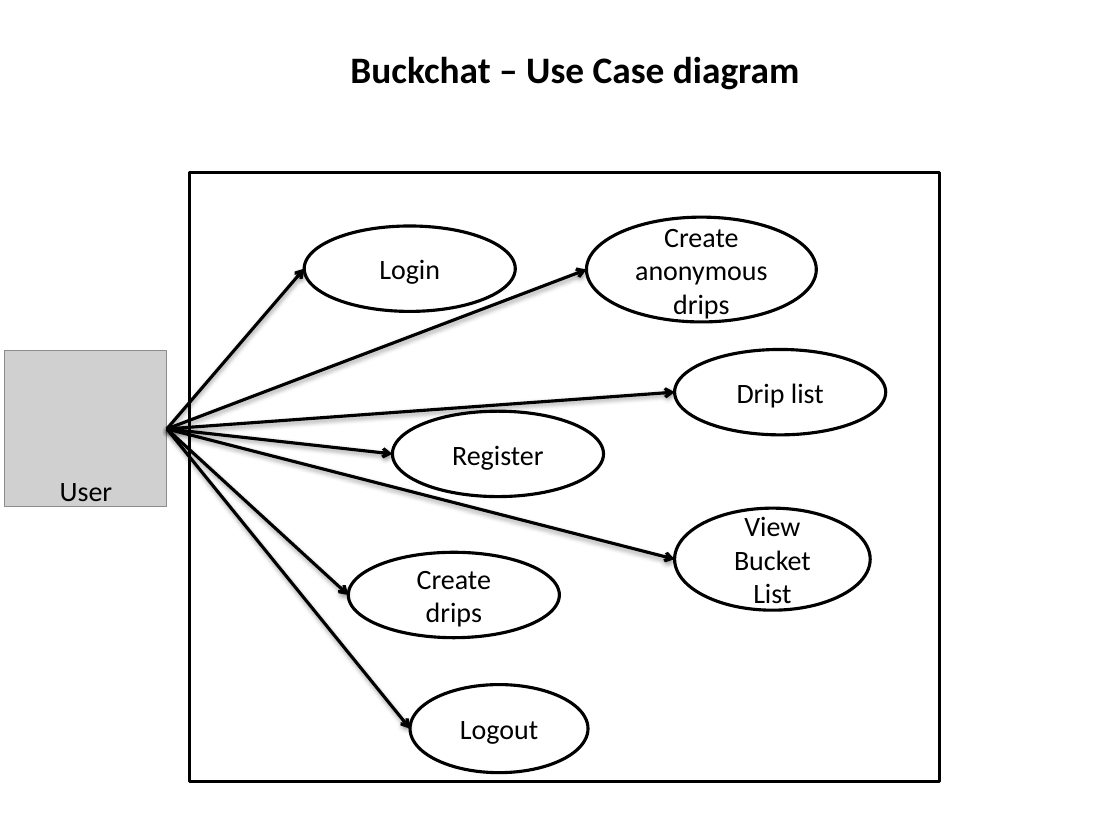
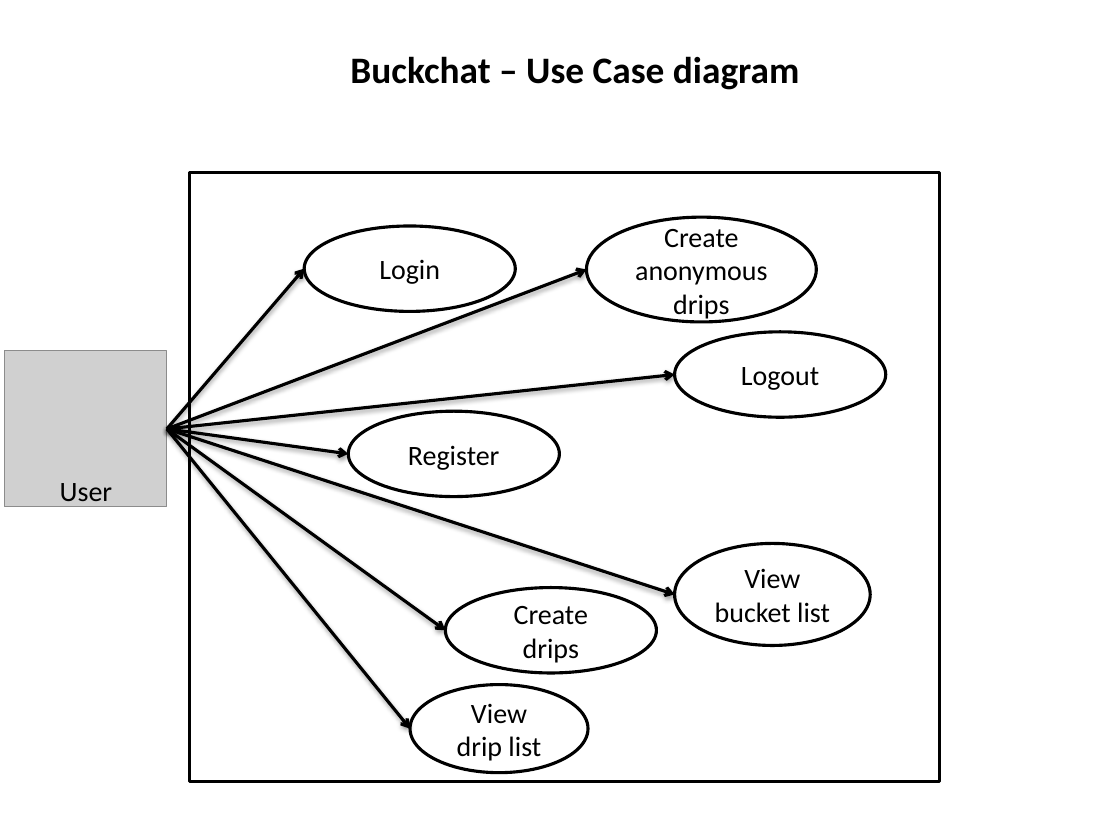
Before and after one commit to CS506/fall2016-group1, a slide deck: slide 1 of docs/sprint3/archives/buckchat-use-case-diagram.pptx. Drawn at 1120x840 pixels with LibreOffice and Linux fonts; fonts in the diff are those of the drawing; grey boxes stand for pictures. Boxes give left, top, right and bottom in pixels: in the first picture for what was removed or moved away, otherwise in the second. Text is boxed around its words. In the diff, an @@ line names an element or a change of style, - is before the commit and + after.

```diff
--- a/docs/sprint3/archives/buckchat-use-case-diagram.pptx
+++ b/docs/sprint3/archives/buckchat-use-case-diagram.pptx
@@ ellipse "Logout": place and size @@
-ellipse "Logout" at <box>674,349,886,435</box>
+ellipse "Logout" at <box>674,332,886,417</box>
@@ arrow moved from (167, 429) - (674, 392) to (167, 429) - (674, 374) @@
@@ text in ellipse at <box>741,367,819,390</box>: text changed @@
-Drip list
+Logout
@@ ellipse "Register": place and size @@
-ellipse "Register" at <box>392,411,604,496</box>
+ellipse "Register" at <box>348,411,560,496</box>
@@ arrow moved from (167, 429) - (674, 559) to (167, 429) - (674, 595) @@
@@ arrow moved from (167, 429) - (392, 454) to (167, 429) - (348, 454) @@
@@ arrow moved from (167, 429) - (348, 595) to (167, 429) - (446, 631) @@
@@ ellipse "View bucket list": place and size @@
-ellipse "View bucket list" at <box>674,508,870,610</box>
+ellipse "View bucket list" at <box>674,543,870,645</box>
@@ text in ellipse at <box>715,568,830,623</box>: text changed @@
-View Bucket List
+View bucket list
@@ ellipse "Create drips": place and size @@
-ellipse "Create drips" at <box>348,552,560,637</box>
+ellipse "Create drips" at <box>446,588,657,673</box>
@@ text in ellipse at <box>457,704,541,761</box>: text changed @@
-Logout
+View drip list
```
Also in this commit, not shown: 1 other file.
